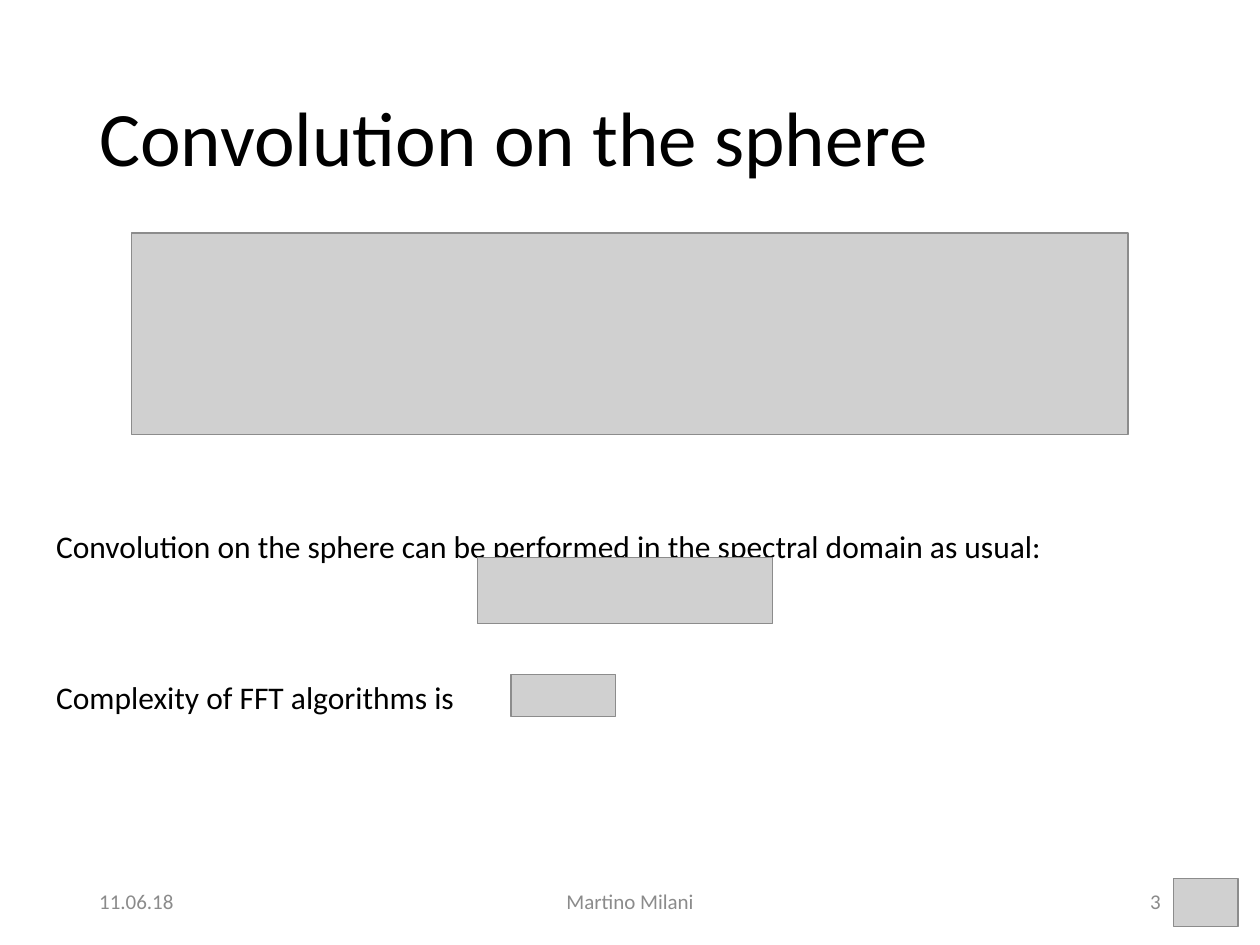
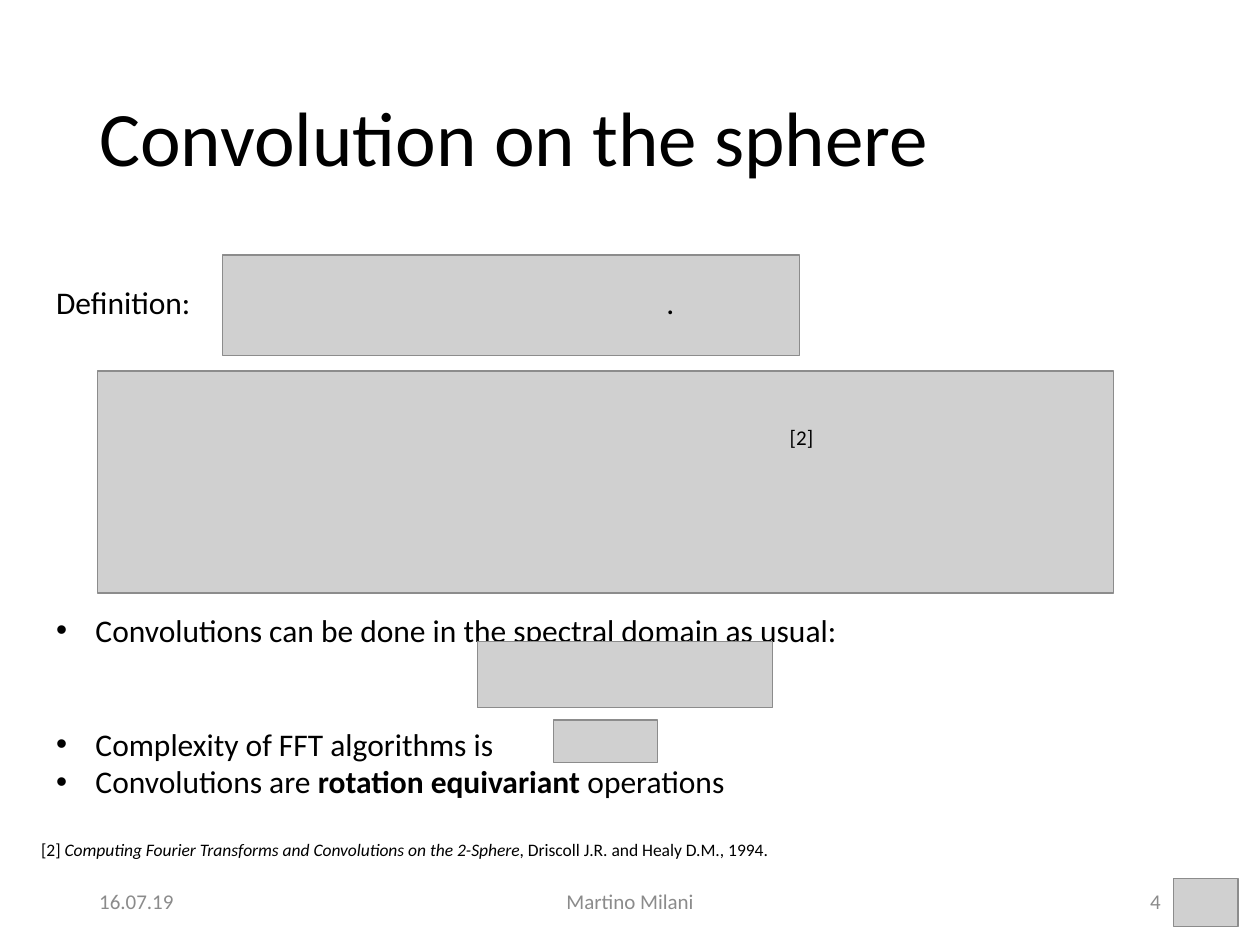
Before and after one commit to MartMilani/PDM, a slide deck: slide 4 of presentation/milani.pptx (slide 3 before the commit). Drawn at 1260x945 pixels with LibreOffice and Linux fonts; fonts in the diff are those of the drawing; grey boxes stand for pictures; background and template pictures are left out. Boxes give left, top, right and bottom in pixels: in the first picture for what was removed or moved away, otherwise in the second. Text is boxed around its words. In the diff, an @@ line names an element or a change of style, - is before the commit and + after.

Commit message:
found correct spectral rotation HEALPix

```diff
--- a/presentation/milani.pptx
+++ b/presentation/milani.pptx
@@ picture removed at box(132, 233, 1129, 435) @@
@@ picture added at box(222, 255, 799, 355) @@
@@ text added at box(56, 292, 190, 315), 18 pt, text #000000 @@
+Definition: .
@@ picture added at box(98, 370, 1114, 592) @@
@@ text added at box(790, 430, 813, 448), 12 pt, text #000000 @@
+[2]
@@ text "Convolutions can be done in ...": place and size @@
-text "Convolutions can be done in ..." at box(56, 536, 1040, 715)
+text "Convolutions can be done in ..." at box(95, 620, 836, 798)
@@ text at box(95, 620, 836, 650): text changed @@
-Convolution on the sphere can be performed in the spectral domain as usual:
+• Convolutions can be done in the spectral domain as usual:
@@ picture: place and size @@
-picture at box(478, 558, 772, 625)
+picture at box(478, 641, 772, 708)
@@ text at box(95, 734, 494, 762): bullet none to • @@
@@ picture: place and size @@
-picture at box(512, 674, 616, 717)
+picture at box(553, 721, 658, 764)
@@ text at box(95, 771, 724, 798): paragraph added @@
+• Convolutions are rotation equivariant operations
@@ text added at box(41, 843, 768, 859), 10 pt, text #000000, italic @@
+[2] Computing Fourier Transforms and Convolutions on the 2-Sphere, Driscoll J.R. and Healy D.M., 1994.
@@ text at box(99, 895, 173, 909): text changed @@
-11.06.18
+16.07.19
@@ page number at box(1150, 895, 1161, 909): text changed @@
-3
+4
```
Also in this commit, not shown: 19 other slides changed, 2 slides added, 1 slide removed, 25 other files.
